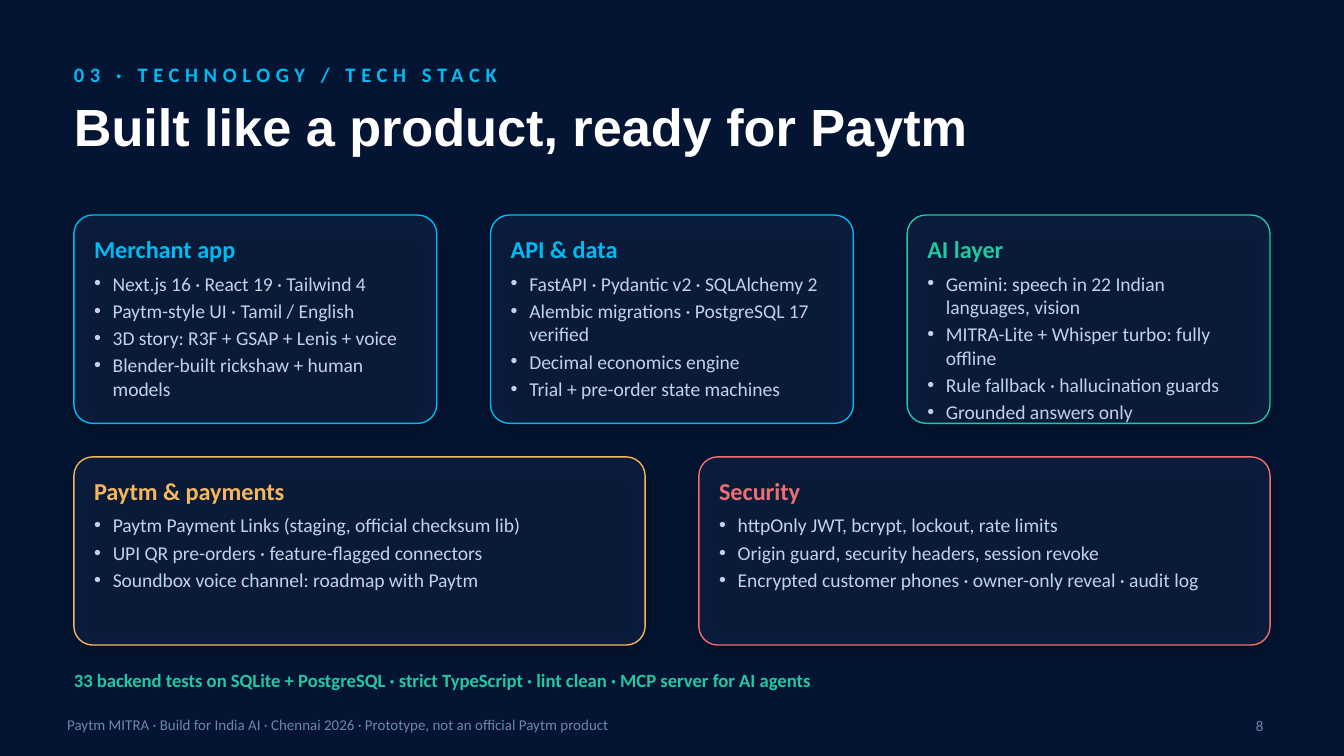
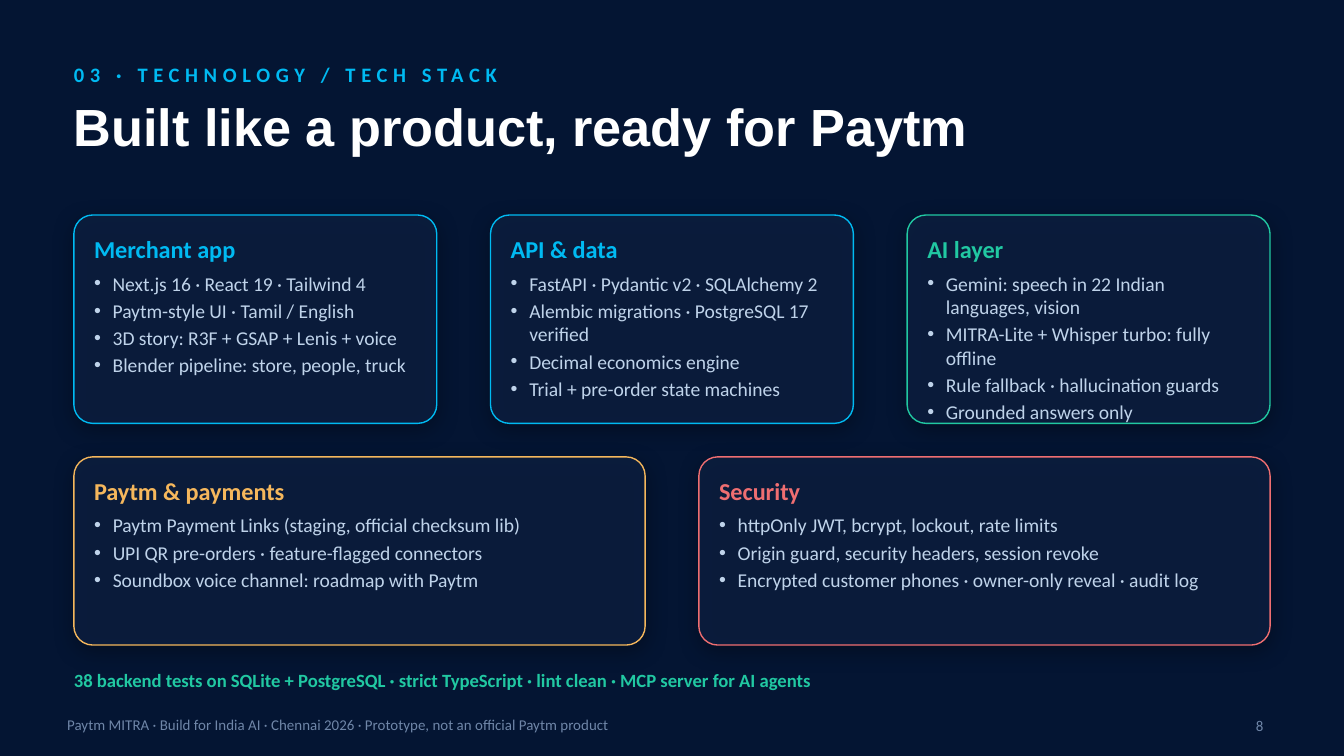
Before and after one commit to johnbosco-j/paytm-mitra, a slide deck: slide 8 of pitch/Paytm_MITRA_Pitch.pptx. Drawn at 1344x756 pixels with LibreOffice and Linux fonts; fonts in the diff are those of the drawing. Boxes give left, top, right and bottom in pixels: in the first picture for what was removed or moved away, otherwise in the second. Text is boxed around its words. In the diff, an @@ line names an element or a change of style, - is before the commit and + after.

Commit message:
Mobile and UI fixes, store polish, deck refresh
- Mobile: shared Card gets min-w-0 so wide tables/charts no longer push Opportunities and Insights past
  the phone width; hero buttons wrap; short bottom-nav labels (Ideas, Orders); sound toggle becomes a
  compact button under the header on phones; story cameras pull back on portrait screens
- 3D: speech bubbles get a stable DOM container (Overlay.tsx) and each model loads in its own Suspense,
  removing the 12 "synchronously unmount a root" errors and the dev Issues badge
- Store: dropped the café's coffee machines and PC (they blocked the close-ups); illa shot reframed and
  Murugan's bubble re-anchored; café down the road restyled as a dark chain store
- Capture script waits for load instead of network idle and hides the dev badge
- Cleanup: removed superseded build_people.py and an unused deck preview
- Deck rebuilt with new frames and MITRA-Lite v2 scores; README updated

```diff
--- a/pitch/Paytm_MITRA_Pitch.pptx
+++ b/pitch/Paytm_MITRA_Pitch.pptx
@@ text at [113,358,406,375]: text changed @@
-• Blender-built rickshaw + human models
+• Blender pipeline: store, people, truck
@@ text at [74,674,811,690]: text changed @@
-33 backend tests on SQLite + PostgreSQL · strict TypeScript · lint clean · MCP server for AI agents
+38 backend tests on SQLite + PostgreSQL · strict TypeScript · lint clean · MCP server for AI agents
```
Also in this commit, not shown: 39 other files.
